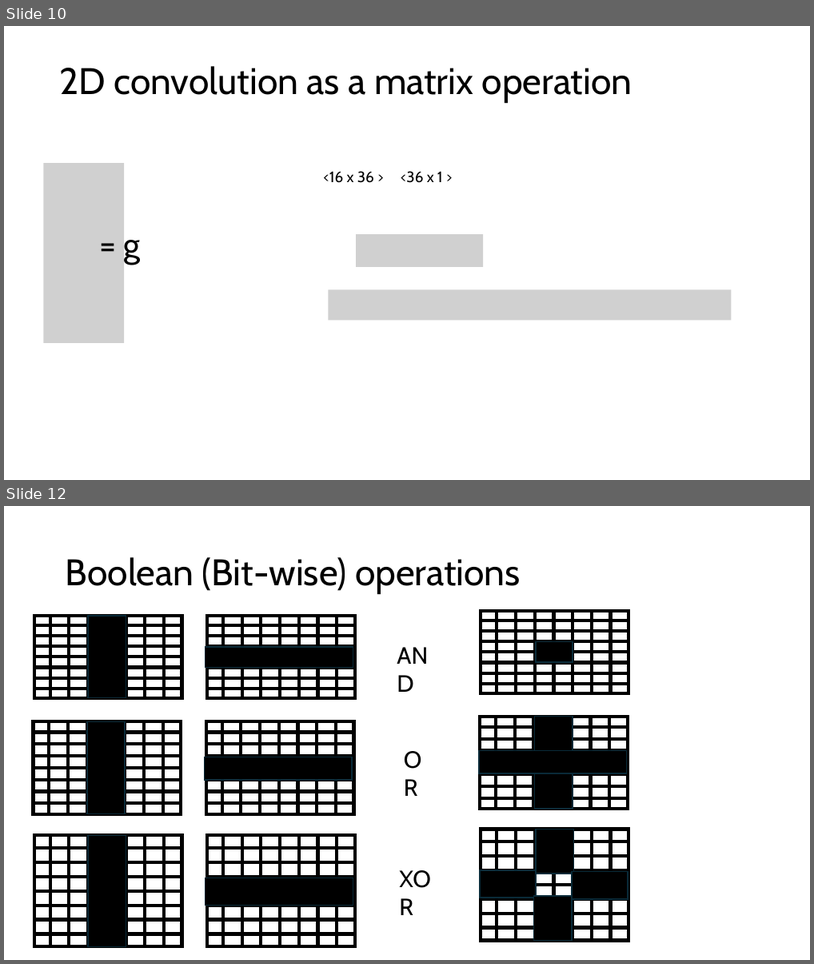
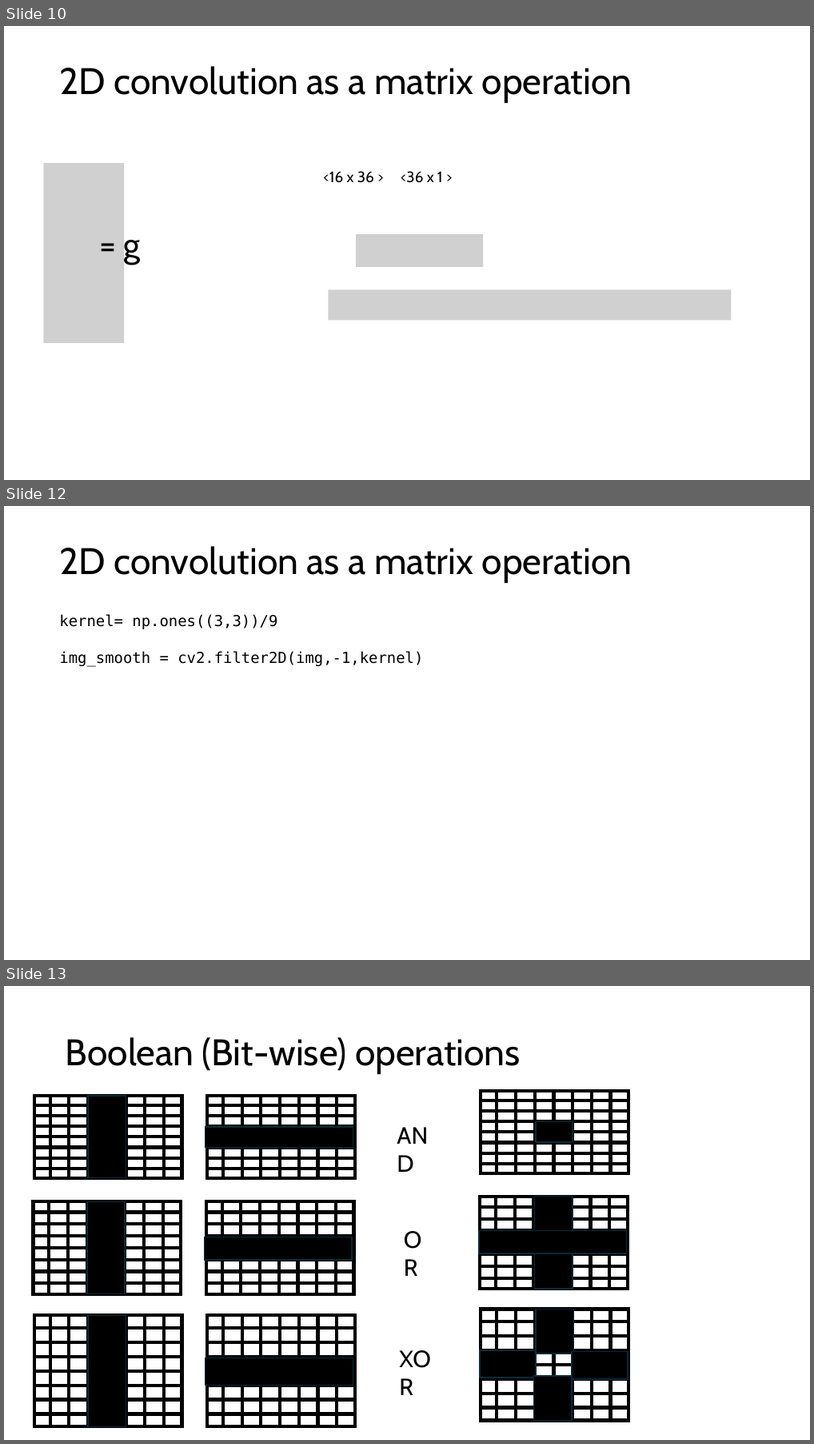
Before and after one commit to SSOE-ECE1390/LecturePowerPoints, a slide deck: ECE1390_Lecture2.pptx. Shown one above the other, each under a label of ours: slides 10 and 12 before the commit, slides 10, 12 and 13 after it; the slides between them are not shown. The pictures are 814x964 and 814x1444 pixels, drawn with LibreOffice and Linux fonts; fonts in the diff are those of the drawing; grey boxes stand for pictures. Boxes give left, top, right and bottom in pixels: in the first picture for what was removed or moved away, otherwise in the second. Text is boxed around its words. In the diff, an @@ line names an element or a change of style, - is before the commit and + after.

```diff
--- a/ECE1390_Lecture2.pptx
+++ b/ECE1390_Lecture2.pptx
@@ slide 12 added at [4,506,810,960], background #FFFFFF @@
@@ title added at [59,546,633,583], 44 pt, text #000000 @@
+2D convolution as a matrix operation
@@ text added at [59,614,423,667], 18 pt, text #000000 @@
+kernel= np.ones((3,3))/9
+img_smooth = cv2.filter2D(img,-1,kernel)
@@ what was slide 12 is now slide 13 @@
```
Also in this commit, not shown: 3 slides changed, 2 other slides added, 2 slides removed, 3 other files.
